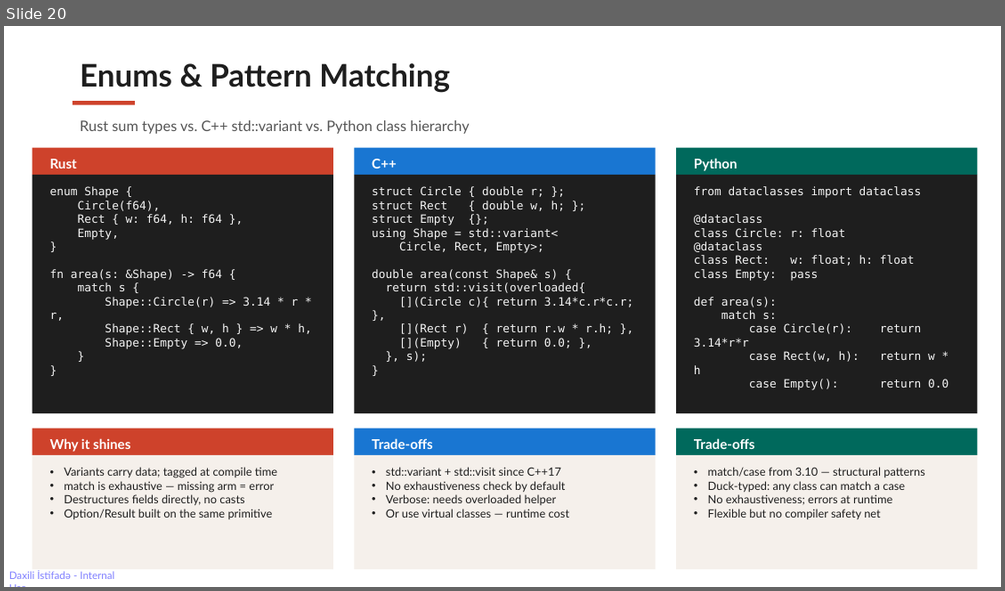
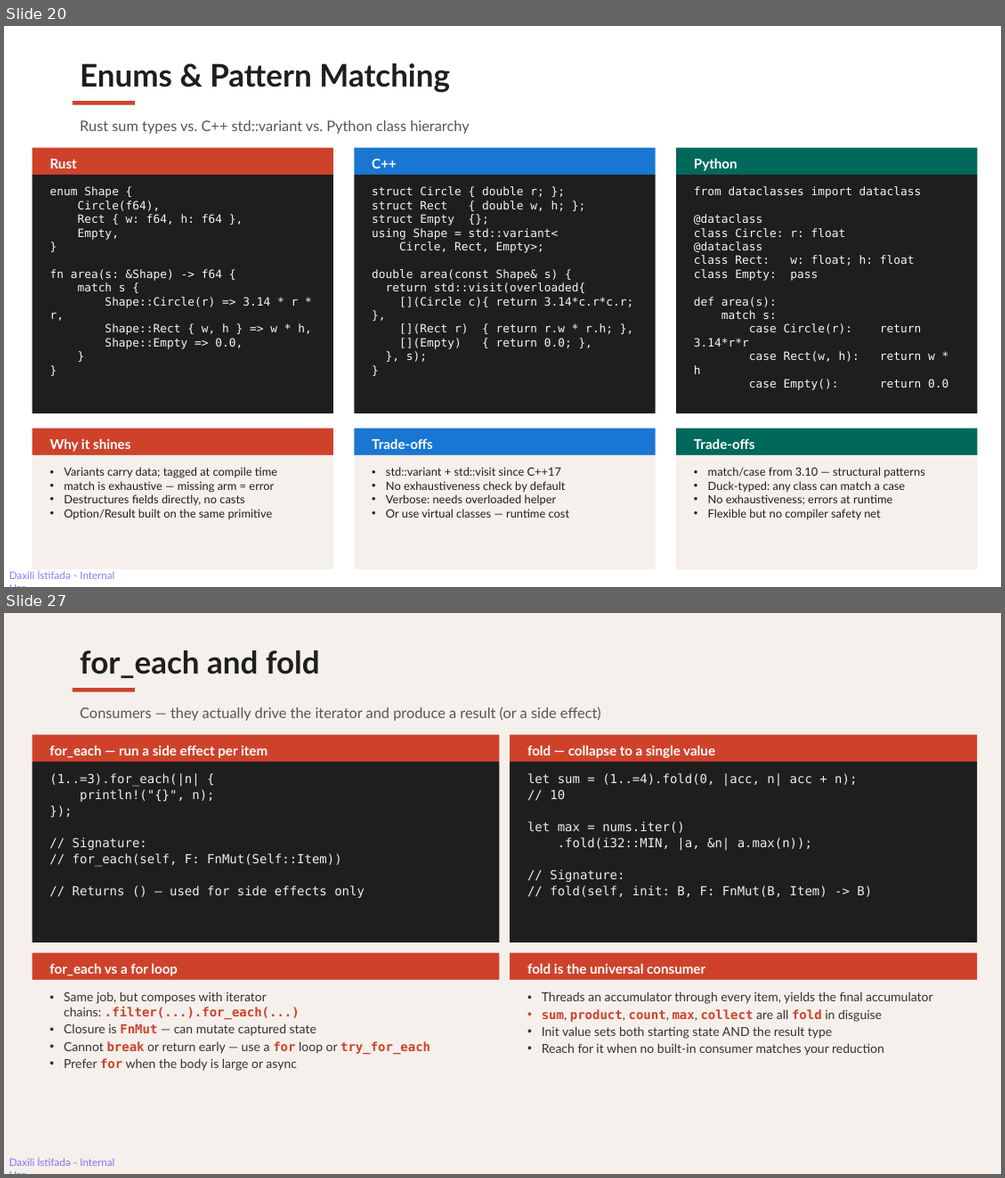
Before and after one commit to rahimahmedov/rust_vs_cpp, a slide deck: rust_friday_session.pptx. Shown one above the other, each under a label of ours: slide 20 before the commit, slides 20 and 27 after it; the slides between them are not shown. The pictures are 1005x591 and 1005x1178 pixels, drawn with LibreOffice and Linux fonts; fonts in the diff are those of the drawing. Boxes give left, top, right and bottom in pixels: in the first picture for what was removed or moved away, otherwise in the second. Text is boxed around its words. In the diff, an @@ line names an element or a change of style, - is before the commit and + after.

Commit message:
closure and iterators

```diff
--- a/rust_friday_session.pptx
+++ b/rust_friday_session.pptx
@@ slide 27 added at (4,613,1001,1174), background #F5F0EB; not listed: 1 template element that a slide beside it also shows @@
@@ text added at (80,650,320,678), 30 pt, text #1E1E1E, bold @@
+for_each and fold
@@ rectangle added at (73,688,135,692), fill #CE422B @@
@@ text added at (80,706,601,721), 14 pt, text #555555 @@
+Consumers — they actually drive the iterator and produce a result (or a side effect)
@@ rectangle added at (32,734,500,761), fill #CE422B @@
@@ text added at (49,745,267,758), 13 pt, text #FFFFFF, bold @@
+for_each — run a side effect per item
@@ rectangle added at (510,734,977,761), fill #CE422B @@
@@ text added at (527,745,715,758), 13 pt, text #FFFFFF, bold @@
+fold — collapse to a single value
@@ rectangle added at (32,762,500,943), fill #1E1E1E @@
@@ rectangle added at (510,762,977,943), fill #1E1E1E @@
@@ text added at (49,773,364,898), 12 pt, text #EEEEEE @@
+(1..=3).for_each(|n| {
+println!("{}", n);
+});
+// Signature:
+// for_each(self, F: FnMut(Self::Item))
+// Returns () — used for side effects only
@@ text added at (527,773,872,897), 12 pt, text #EEEEEE @@
+let sum = (1..=4).fold(0, |acc, n| acc + n);
+// 10
+let max = nums.iter()
+.fold(i32::MIN, |a, &n| a.max(n));
+// Signature:
+// fold(self, init: B, F: FnMut(B, Item) -> B)
@@ rectangle added at (32,952,500,980), fill #CE422B @@
@@ rectangle added at (510,952,977,980), fill #CE422B @@
@@ rectangle added at (32,980,500,1148), fill #F5F0EB @@
@@ text added at (49,963,178,976), 13 pt, text #FFFFFF, bold @@
+for_each vs a for loop
@@ rectangle added at (510,980,977,1148), fill #F5F0EB @@
@@ text added at (527,963,705,973), 13 pt, text #FFFFFF, bold @@
+fold is the universal consumer
@@ text added at (64,991,430,1070), 12 pt, text #333333 @@
+• Same job, but composes with iterator chains: .filter(...).for_each(...)
+• Closure is FnMut — can mutate captured state
+• Cannot break or return early — use a for loop or try_for_each
+• Prefer for when the body is large or async
@@ text added at (542,991,932,1055), 12 pt, text #333333 @@
+• Threads an accumulator through every item, yields the final accumulator
+• sum, product, count, max, collect are all fold in disguise
+• Init value sets both starting state AND the result type
+• Reach for it when no built-in consumer matches your reduction
```
Also in this commit, not shown: 4 slides changed, 8 other slides added.
